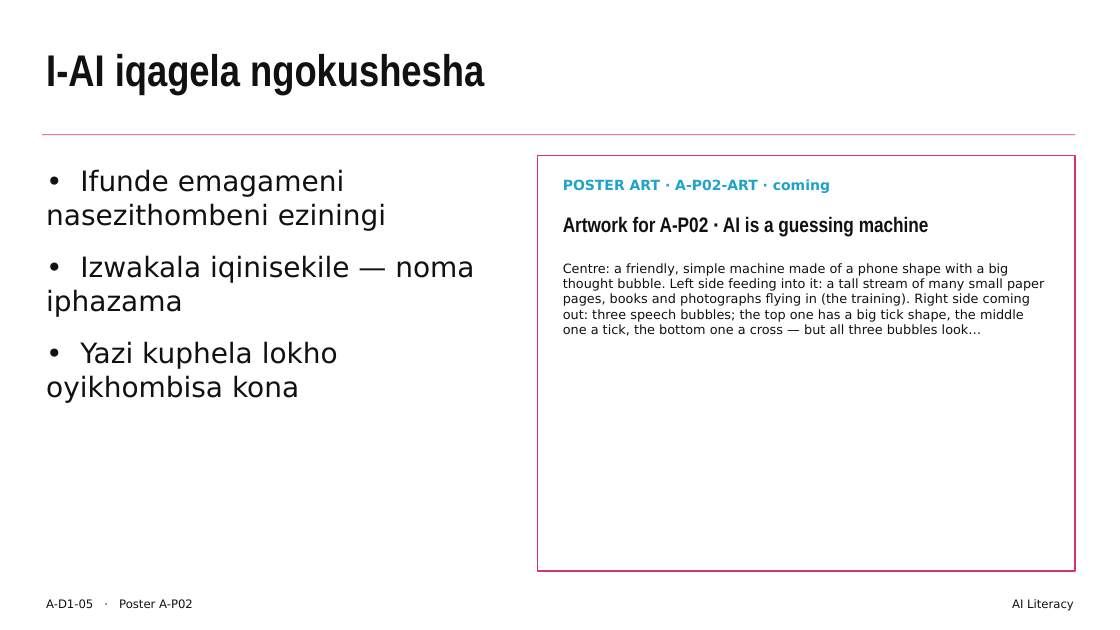
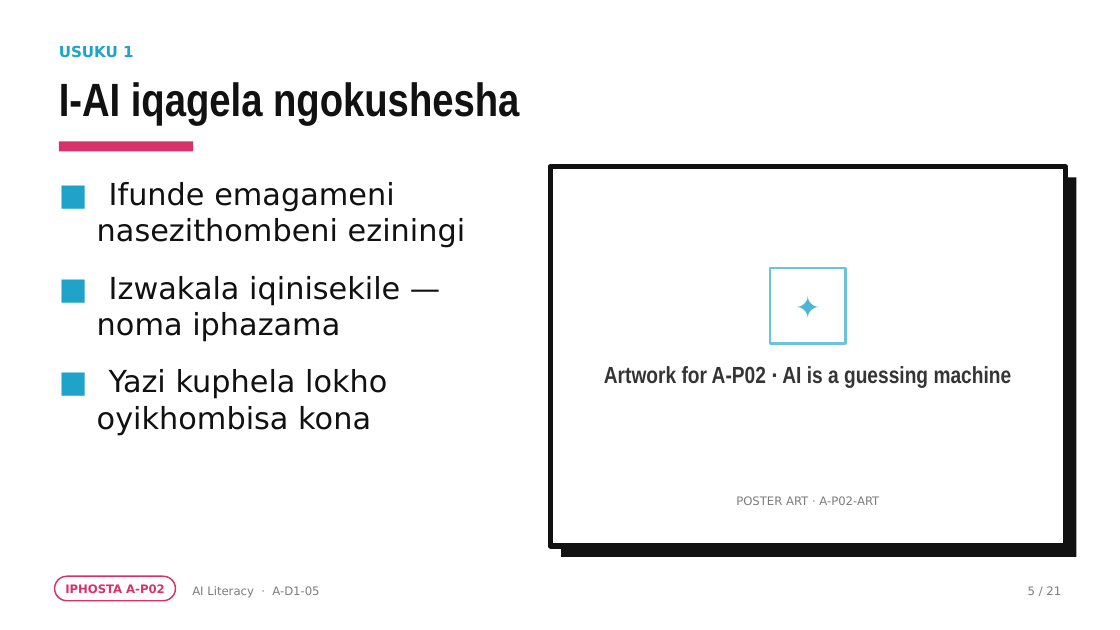
Before and after one commit to rorymclark-prog/ImbewuField, a slide deck: slide 5 of courses/build/ai-literacy/A-D1.zu.pptx. Drawn at 1120x630 pixels with LibreOffice and Linux fonts; fonts in the diff are those of the drawing. Boxes give left, top, right and bottom in pixels: in the first picture for what was removed or moved away, otherwise in the second. Text is boxed around its words. In the diff, an @@ line names an element or a change of style, - is before the commit and + after.

```diff
--- a/courses/build/ai-literacy/A-D1.zu.pptx
+++ b/courses/build/ai-literacy/A-D1.zu.pptx
@@ text added at (x1=59, y1=45, x2=134, y2=58), 13 pt, text #1FA3C8, bold @@
+USUKU 1
@@ text "I-AI iqagela ngokushesha" moved from (x1=46, y1=54, x2=484, y2=94) to (x1=59, y1=82, x2=519, y2=125) @@
@@ text "I-AI iqagela ngokushesha" at (x1=59, y1=82, x2=519, y2=125): size 38 to 40 pt; line spacing 1 to 0.95 @@
@@ rectangle removed at (x1=42, y1=134, x2=1075, y2=135) @@
@@ rectangle added at (x1=59, y1=141, x2=193, y2=151), fill #D6336C @@
@@ rectangle resized from (x1=538, y1=155, x2=1075, y2=571) to (x1=550, y1=166, x2=1065, y2=546) @@
@@ rectangle at (x1=550, y1=166, x2=1065, y2=546): outline #D6336C 1.25 pt to #111111 4.5 pt @@
@@ rectangle added at (x1=561, y1=177, x2=1076, y2=557), fill #111111 @@
@@ text at (x1=97, y1=182, x2=465, y2=435): text changed; size 24 to 26 pt @@
-• Ifunde emagameni nasezithombeni eziningi
-• Izwakala iqinisekile — noma iphazama
-• Yazi kuphela lokho oyikhombisa kona
+■ Ifunde emagameni nasezithombeni eziningi
+■ Izwakala iqinisekile — noma iphazama
+■ Yazi kuphela lokho oyikhombisa kona
@@ text removed at (x1=563, y1=263, x2=1044, y2=336) @@
-Centre: a friendly, simple machine made of a phone shape with a big thought bubble. Left side feeding into it: a tall stream of many small paper pages, books and photographs flying in (the training). Right side coming out: three speech bubbles; the top one has a big tick shape, the middle one a tick, the bottom one a cross — but all three bubbles look…
@@ rectangle added at (x1=770, y1=268, x2=846, y2=344), outline #6DC3DB 2 pt @@
@@ text added at (x1=770, y1=268, x2=846, y2=344), 26 pt, text #4CB5D3 @@
+✦
@@ text "Artwork for A-P02 · AI ..." moved from (x1=563, y1=216, x2=929, y2=237) to (x1=604, y1=366, x2=1012, y2=388) @@
@@ text "Artwork for A-P02 · AI ..." at (x1=604, y1=366, x2=1012, y2=388): size 18 to 20 pt, text colour #111111 to #353535; alignment left to centre @@
@@ text at (x1=736, y1=496, x2=879, y2=505): text changed; size 12 to 10 pt; text colour #1FA3C8 to #7C7C7C; bold off @@
-POSTER ART · A-P02-ART · coming
+POSTER ART · A-P02-ART
@@ rounded rectangle added at (x1=55, y1=576, x2=176, y2=601), outline #D6336C 1.25 pt @@
@@ text added at (x1=65, y1=584, x2=165, y2=593), 10 pt, text #D6336C, bold @@
+IPHOSTA A-P02
@@ text "AI Literacy · A-D1-05" at (x1=192, y1=586, x2=319, y2=598): vertical alignment top to middle @@
@@ text at (x1=192, y1=586, x2=319, y2=598): text changed; text colour #111111 to #7C7C7C @@
-A-D1-05 · Poster A-P02
+AI Literacy · A-D1-05
@@ text removed at (x1=1012, y1=599, x2=1074, y2=611) @@
-AI Literacy
@@ text added at (x1=1028, y1=586, x2=1061, y2=595), 10 pt, text #7C7C7C @@
+5 / 21
```
Also in this commit, not shown: 20 other slides changed, 49 other files.
